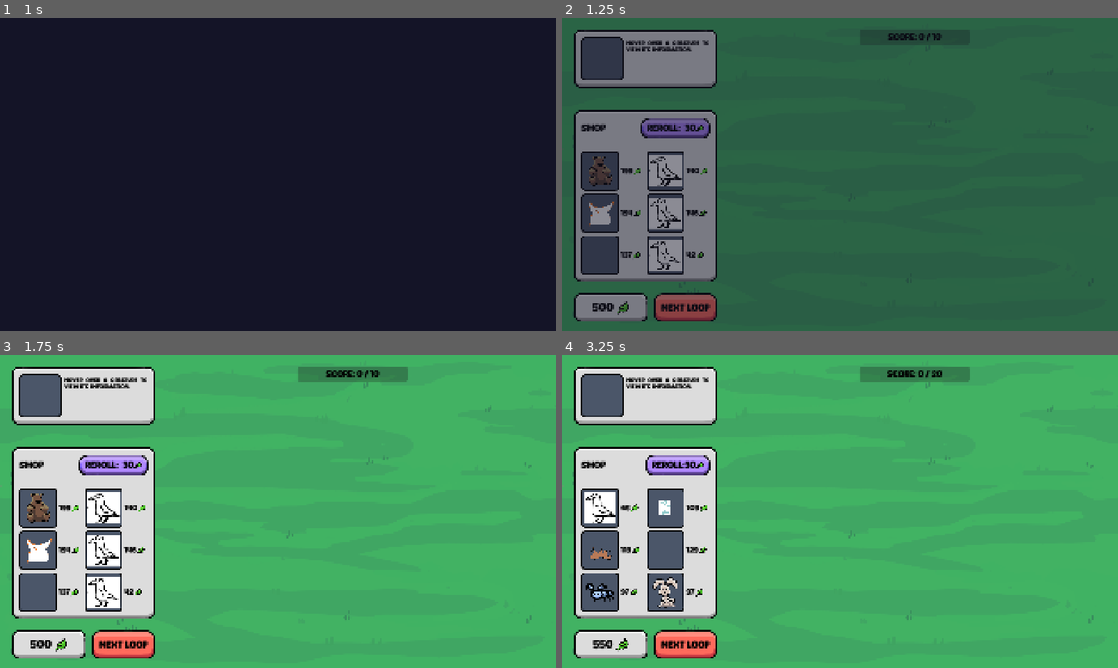
Above: before the commit, frames 1-4 (two rows, left to right).
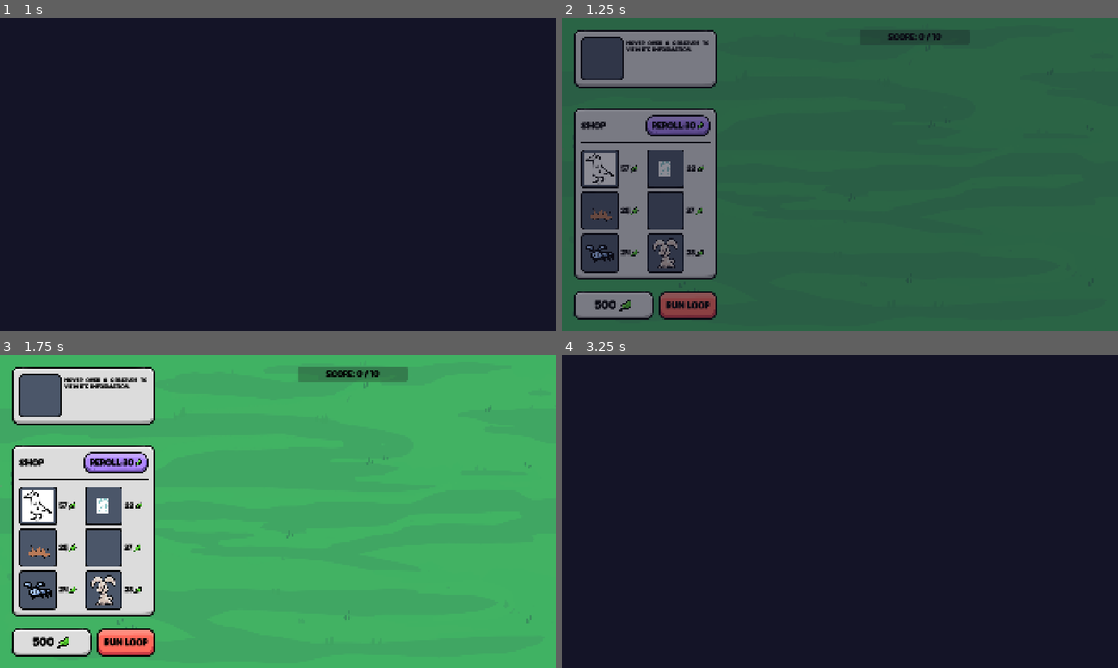
Above: after the commit, the same moments.

Repository: elliotfontaine/gmtk-2025-submission
Game: Godot game, scene res://scenes/main_menu.tscn
Same seed, same stepped clock (60 frames per second), same inputs: the game is played once before the commit and once after it. The engine's default icon, where the game draws it, is replaced by a stand-in: a white triangle on a blue panel in a dark square.
Inputs (mouse positions are in pixels of both pictures, inside the frame that each line leads up to):
- Up to frame 1 (1 s): click "play." at 0.5 s
- Up to frame 2 (1.25 s): no input
- Up to frame 3 (1.75 s): click "Next Loop" (after the commit: "Run Loop") at 1.25 s
- Up to frame 4 (3.25 s): click "Next Loop" (after the commit: "Run Loop") at 2 s; click (840, 539) at 2.75 s, where only the run after the commit has a clickable "try again"

Frame 1 is identical in both runs. In frame 2, 6.6% of the frame differs, in the area x 2-28%, y 28-97%; in frame 3, 7.3%; in frame 4, 99%, in the area x 0-100%, y 0-100%.

Commit message:
Functional p2 (#50)
* cleanup

* continue or defeat

* defeat ui

* Update shop_panel.gd

Diff:
--- a/autoloads/scene_changer.gd
+++ b/autoloads/scene_changer.gd
@@ -5,7 +5,7 @@
 enum MainScenes {MAIN, WORLD}
 
 const _MAIN_SCENES_PATHS = {
-	MainScenes.MAIN: "res://scenes/main.tscn",
+	MainScenes.MAIN: "res://scenes/main_menu.tscn",
 	MainScenes.WORLD: "res://scenes/world.tscn"
 }
 
--- a/scenes/ui/shop_panel.gd
+++ b/scenes/ui/shop_panel.gd
@@ -63,7 +63,7 @@
 	var species: SpeciesResource = Constants.get_species_by_id(id)
 	var new_item: Control = ITEM_SCENE.instantiate()
 	new_item.species = species
-	new_item.price = randi_range(40,199)
+	new_item.price = randi_range(20,60)
 	add_shop_item(new_item)
 	new_item.mouse_entered.connect(_on_item_hovered.bind(new_item))
 	new_item.mouse_exited.connect(_on_item_exited.bind(new_item))
--- a/scenes/world.gd
+++ b/scenes/world.gd
@@ -20,6 +20,7 @@
 @onready var currency_count: Label = %CurrencyCount
 @onready var shop_panel: ShopPanel = %ShopPanel
 @onready var next_loop_button: Button = %NextLoopButton
+@onready var defeat_ui: ColorRect = %Defeat
 
 ##placeholder system: length of wait times
 var game_speed: float = 0.8
@@ -103,10 +104,15 @@
 		next_loop_button.modulate = Color.DIM_GRAY
 		shop_panel.modulate = Color.DIM_GRAY
 		await run_loop()
-		next_level()
-		currently_looping = false
-		next_loop_button.modulate = Color.WHITE
-		shop_panel.modulate = Color.WHITE
+
+		if score_current > score_target:
+			next_loop_button.modulate = Color.WHITE
+			shop_panel.modulate = Color.WHITE
+			currently_looping = false
+			money += 50
+			next_level()
+		else:
+			defeat()
 
 func run_loop() -> void:
 	await do_on_loop_start_actions()
@@ -131,12 +137,10 @@
 
 	await do_on_loop_end_actions()
 
-
 	print("scored this loop: ",score_current)
-	reroll_price = 30
-	shop_panel.re_roll.text = "REROLL:" + str(reroll_price)
-	money += 50
-	shop_panel.do_reroll()
+
+func defeat() -> void:
+	defeat_ui.show()
 
 #region creature action matchers
 
@@ -524,6 +528,10 @@
 	progress_bar_score.max_value = score_target
 	update_score_display()
 
+	reroll_price = 30
+	shop_panel.re_roll.text = "REROLL:" + str(reroll_price)
+	shop_panel.do_reroll()
+
 func update_score_display() -> void:
 	label_score.text = "SCORE: %s / %s" % [score_current, score_target]
 	progress_bar_score.value = score_current
@@ -600,9 +608,6 @@
 
 var reroll_price :int = 30
 
-#endregion
-
-
 func _on_shop_panel_rerolled() -> void:
 	if not currently_looping:
 		if money > reroll_price:
@@ -611,3 +616,13 @@
 
 			reroll_price += (reroll_price/5)
 			shop_panel.re_roll.text = "REROLL:" + str(reroll_price)
+
+#endregion
+
+
+func _on_retry_pressed() -> void:
+	SceneChanger.change_to(SceneChanger.MainScenes.WORLD)
+
+
+func _on_exit_pressed() -> void:
+	SceneChanger.change_to(SceneChanger.MainScenes.MAIN)
--- a/scenes/world.tscn
+++ b/scenes/world.tscn
@@ -1,5 +1,4 @@
-[gd_scene load_steps=12 format=3 uid="uid://tcckc601ceki"]
-
+[gd_scene load_steps=8 format=3 uid="uid://tcckc601ceki"]
 
 [ext_resource type="Script" uid="uid://bg8gi7qa4s4qq" path="res://scenes/world.gd" id="1_f3sb7"]
 [ext_resource type="PackedScene" uid="uid://bxhthg1im0w32" path="res://scenes/floating_creature.tscn" id="2_036b0"]
@@ -8,8 +7,6 @@
 [ext_resource type="PackedScene" uid="uid://d288g7tvym65q" path="res://scenes/ui/shop_panel.tscn" id="3_aqk2v"]
 [ext_resource type="AudioStream" uid="uid://dm5knn6xtsp0n" path="res://assets/audio/sfx/Click.wav" id="5_w7kh3"]
 [ext_resource type="Texture2D" uid="uid://t4yejuuqutgx" path="res://assets/sprites/ui/money.png" id="8_4mrxx"]
-
-[sub_resource type="StyleBoxEmpty" id="StyleBoxEmpty_tlwt5"]
 
 [node name="World" type="Node2D"]
 y_sort_enabled = true
@@ -45,7 +42,6 @@
 anchors_preset = 15
 anchor_right = 1.0
 anchor_bottom = 1.0
-offset_bottom = 8.0
 grow_horizontal = 2
 grow_vertical = 2
 mouse_filter = 2
@@ -98,7 +94,7 @@
 unique_name_in_owner = true
 layout_mode = 2
 focus_mode = 0
-text = "Next Loop"
+text = "Run Loop"
 
 [node name="ScoreContainer" type="CenterContainer" parent="UI/MarginContainer/HBoxContainer"]
 layout_mode = 2
@@ -127,6 +123,51 @@
 size_flags_vertical = 0
 text = "add new creature"
 
+[node name="Defeat" type="ColorRect" parent="UI"]
+unique_name_in_owner = true
+visible = false
+anchors_preset = 15
+anchor_right = 1.0
+anchor_bottom = 1.0
+grow_horizontal = 2
+grow_vertical = 2
+color = Color(0.114897, 0.114897, 0.114897, 0.717647)
+metadata/_edit_use_anchors_ = true
+
+[node name="CenterContainer" type="CenterContainer" parent="UI/Defeat"]
+layout_mode = 1
+anchors_preset = 15
+anchor_right = 1.0
+anchor_bottom = 1.0
+grow_horizontal = 2
+grow_vertical = 2
+metadata/_edit_use_anchors_ = true
+
+[node name="VBoxContainer" type="VBoxContainer" parent="UI/Defeat/CenterContainer"]
+layout_mode = 2
+
+[node name="Label" type="Label" parent="UI/Defeat/CenterContainer/VBoxContainer"]
+custom_minimum_size = Vector2(0, 300)
+layout_mode = 2
+size_flags_vertical = 3
+theme_override_colors/font_color = Color(1, 0.65098, 0.00784314, 1)
+theme_override_font_sizes/font_size = 110
+text = "DEFEAT"
+horizontal_alignment = 1
+
+[node name="Retry" type="Button" parent="UI/Defeat/CenterContainer/VBoxContainer"]
+custom_minimum_size = Vector2(220, 0)
+layout_mode = 2
+size_flags_horizontal = 4
+theme_type_variation = &"FlatButton"
+text = "try again"
+
+[node name="Exit" type="Button" parent="UI/Defeat/CenterContainer/VBoxContainer"]
+custom_minimum_size = Vector2(220, 0)
+layout_mode = 2
+size_flags_horizontal = 4
+text = "Exit"
+
 [node name="SFX_Player" type="AudioStreamPlayer2D" parent="."]
 bus = &"SFX"
 
@@ -135,3 +176,5 @@
 [connection signal="item_hovered" from="UI/MarginContainer/HBoxContainer/LeftSideUI/ShopPanel" to="." method="_on_shop_panel_item_hovered"]
 [connection signal="rerolled" from="UI/MarginContainer/HBoxContainer/LeftSideUI/ShopPanel" to="." method="_on_shop_panel_rerolled"]
 [connection signal="pressed" from="UI/MarginContainer/HBoxContainer/LeftSideUI/VBoxContainer/NextLoopButton" to="." method="_on_next_loop_button_pressed"]
+[connection signal="pressed" from="UI/Defeat/CenterContainer/VBoxContainer/Retry" to="." method="_on_retry_pressed"]
+[connection signal="pressed" from="UI/Defeat/CenterContainer/VBoxContainer/Exit" to="." method="_on_exit_pressed"]
